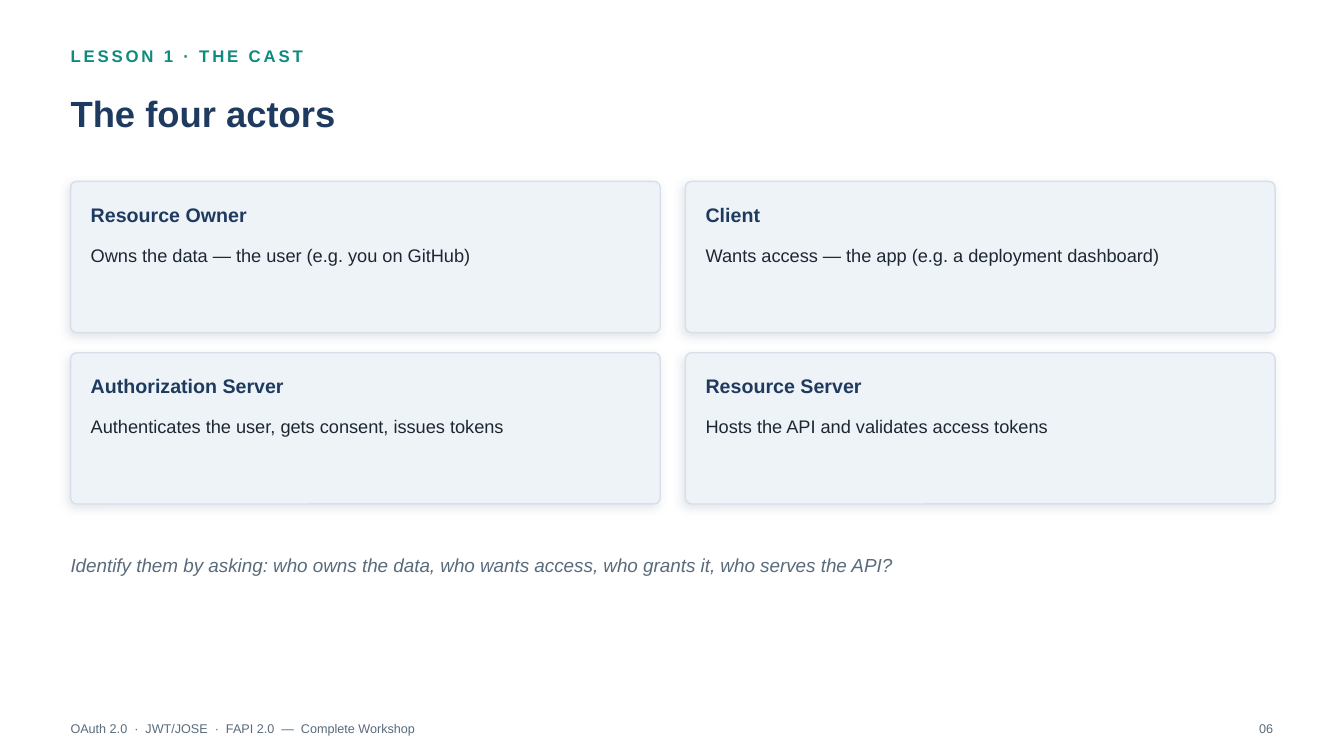
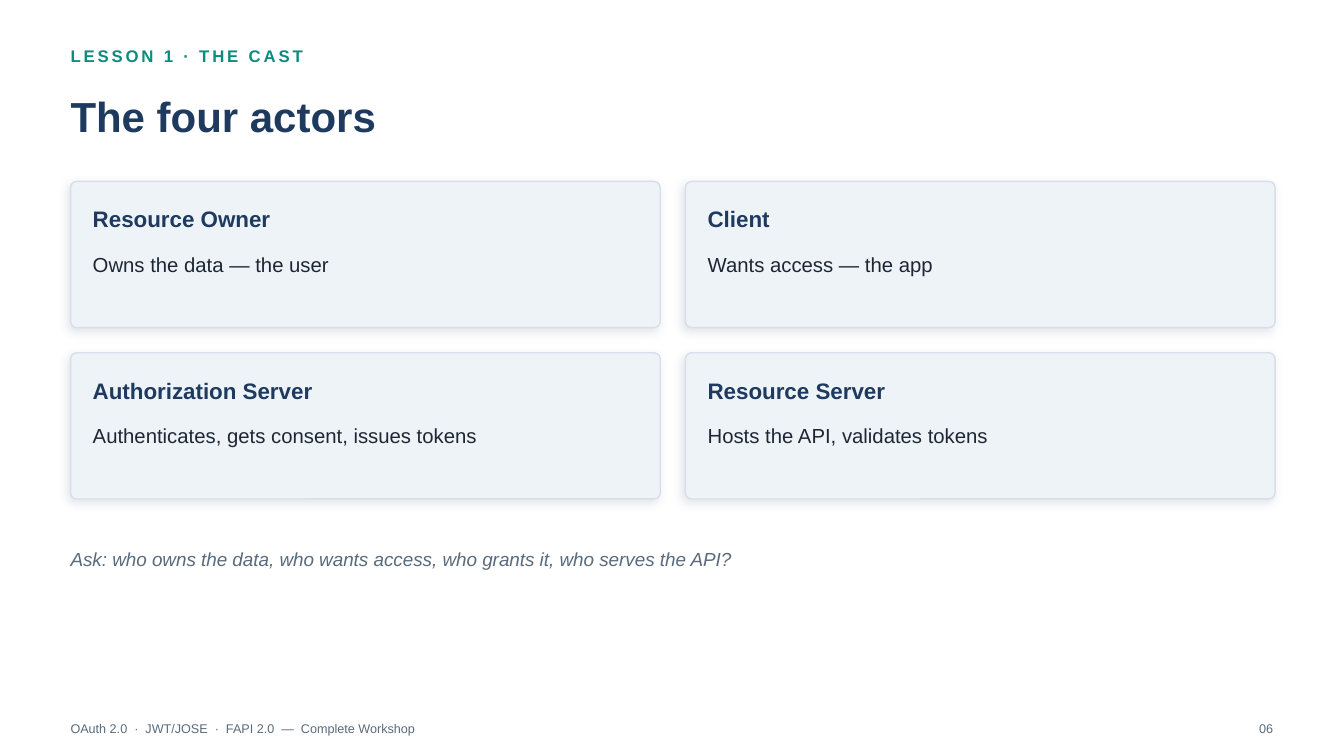
Before and after one commit to jufianto/blog-resource, a slide deck: slide 6 of oauth-learn/export/presentations/oauth_complete_workshop_lessons_1_8.pptx. Drawn at 1344x756 pixels with LibreOffice and Linux fonts; fonts in the diff are those of the drawing. Boxes give left, top, right and bottom in pixels: in the first picture for what was removed or moved away, otherwise in the second. Text is boxed around its words. In the diff, an @@ line names an element or a change of style, - is before the commit and + after.

```diff
--- a/oauth-learn/export/presentations/oauth_complete_workshop_lessons_1_8.pptx
+++ b/oauth-learn/export/presentations/oauth_complete_workshop_lessons_1_8.pptx
@@ text "The four actors" at bbox=[71, 101, 376, 133]: size 26 to 30 pt @@
@@ rounded rectangle: place and size @@
-rounded rectangle at bbox=[71, 181, 660, 333]
+rounded rectangle at bbox=[71, 181, 660, 328]
@@ rounded rectangle: place and size @@
-rounded rectangle at bbox=[686, 181, 1275, 333]
+rounded rectangle at bbox=[686, 181, 1275, 328]
@@ text at bbox=[93, 257, 329, 272]: text changed; size 13 to 14.5 pt @@
-Owns the data — the user (e.g. you on GitHub)
+Owns the data — the user
@@ text at bbox=[708, 257, 933, 277]: text changed; size 13 to 14.5 pt @@
-Wants access — the app (e.g. a deployment dashboard)
+Wants access — the app
@@ rounded rectangle: place and size @@
-rounded rectangle at bbox=[71, 353, 660, 504]
+rounded rectangle at bbox=[71, 353, 660, 499]
@@ proportions changed in 4 elements at bbox=[71, 181, 660, 328], bbox=[686, 181, 1275, 328], bbox=[71, 353, 660, 499], bbox=[686, 353, 1275, 499] @@
@@ rounded rectangle: place and size @@
-rounded rectangle at bbox=[686, 353, 1275, 504]
+rounded rectangle at bbox=[686, 353, 1275, 499]
@@ size 14 to 16 pt in 4 elements at bbox=[93, 211, 270, 228], bbox=[708, 210, 770, 228], bbox=[93, 382, 313, 400], bbox=[708, 383, 886, 400] @@
@@ text at bbox=[93, 428, 477, 448]: text changed; size 13 to 14.5 pt @@
-Authenticates the user, gets consent, issues tokens
+Authenticates, gets consent, issues tokens
@@ text at bbox=[708, 428, 988, 446]: text changed; size 13 to 14.5 pt @@
-Hosts the API and validates access tokens
+Hosts the API, validates tokens
@@ text at bbox=[71, 552, 732, 570]: text changed @@
-Identify them by asking: who owns the data, who wants access, who grants it, who serves the API?
+Ask: who owns the data, who wants access, who grants it, who serves the API?
```
Also in this commit, not shown: 23 other slides changed, 30 other files.
